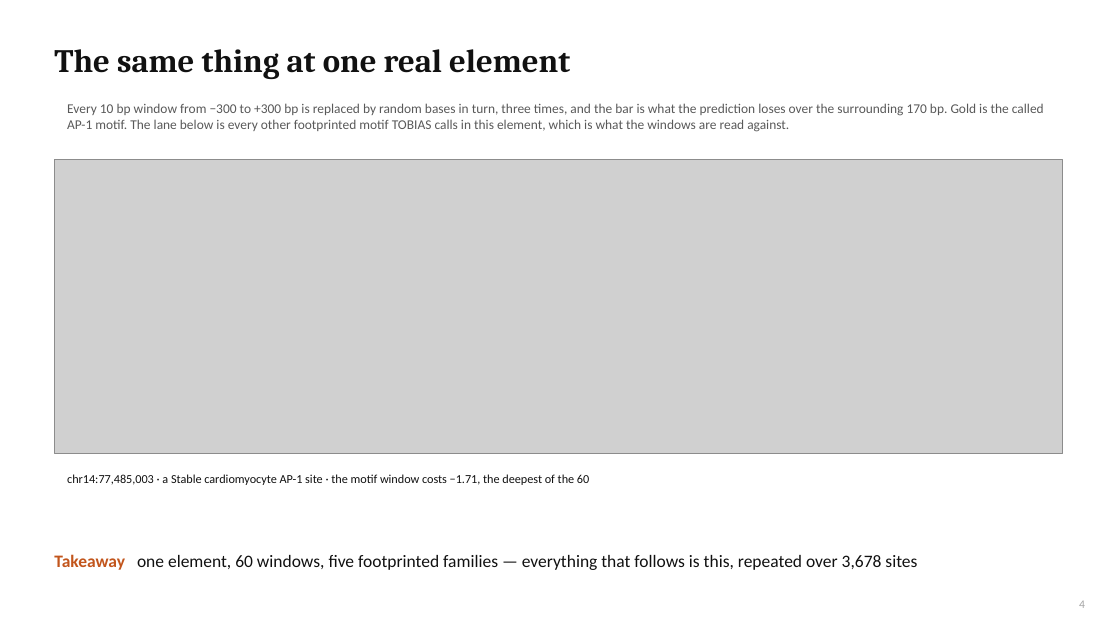
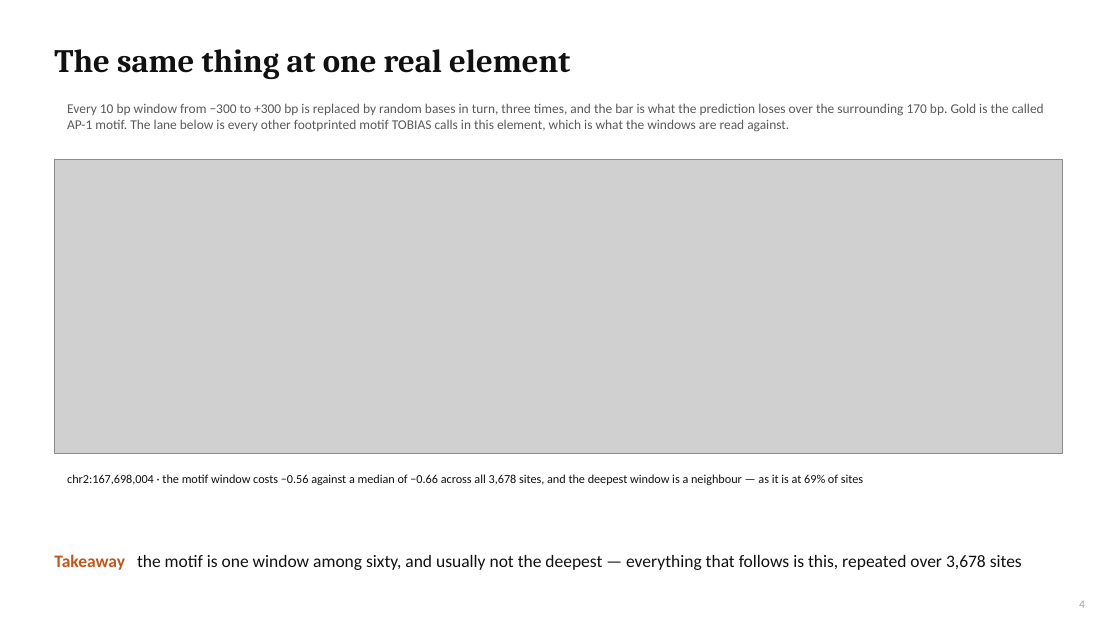
Before and after one commit to cytokine4242/Alpha_Genome_Ap1, a slide deck: slide 4 of Analysis/AP1_AlphaGenome_results.pptx. Drawn at 1120x630 pixels with LibreOffice and Linux fonts; fonts in the diff are those of the drawing; grey boxes stand for pictures. Boxes give left, top, right and bottom in pixels: in the first picture for what was removed or moved away, otherwise in the second. Text is boxed around its words. In the diff, an @@ line names an element or a change of style, - is before the commit and + after.

```diff
--- a/Analysis/AP1_AlphaGenome_results.pptx
+++ b/Analysis/AP1_AlphaGenome_results.pptx
@@ text at [67,474,863,485]: text changed @@
-chr14:77,485,003 · a Stable cardiomyocyte AP-1 site · the motif window costs −1.71, the deepest of the 60
+chr2:167,698,004 · the motif window costs −0.56 against a median of −0.66 across all 3,678 sites, and the deepest window is a neighbour — as it is at 69% of sites
@@ text at [54,554,1022,570]: text changed @@
-Takeaway one element, 60 windows, five footprinted families — everything that follows is this, repeated over 3,678 sites
+Takeaway the motif is one window among sixty, and usually not the deepest — everything that follows is this, repeated over 3,678 sites
```
Also in this commit, not shown: 4 other files.
